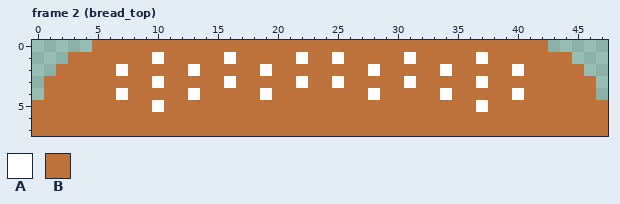
Pixel-art file -- assets/ingredients.ase. The picture above was drawn from the file before the commit.
48x8 pixels, 7 frames. Shown: frame 2 (bread_top). The commit also changed other frames, which this record leaves out.
Palette (. is transparent): A #ffffff  B #bd723c
Pixels before, frame 2 (bread_top), first column x 0:
0 .....BBBBBBBBBBBBBBBBBBBBBBBBBBBBBBBBBBBBBB.....
1 ...BBBBBBBABBBBBABBBBBABBABBBBBABBBBBABBBBBBB...
2 ..BBBBBABBBBBABBBBBABBBBBBBBABBBBBABBBBBABBBBB..
3 .BBBBBBBBBABBBBBABBBBBABBABBBBBABBBBBABBBBBBBBB.
4 .BBBBBBABBBBBABBBBBABBBBBBBBABBBBBABBBBBABBBBBB.
5 BBBBBBBBBBABBBBBBBBBBBBBBBBBBBBBBBBBBABBBBBBBBBB
6 BBBBBBBBBBBBBBBBBBBBBBBBBBBBBBBBBBBBBBBBBBBBBBBB
7 BBBBBBBBBBBBBBBBBBBBBBBBBBBBBBBBBBBBBBBBBBBBBBBB
After the commit:
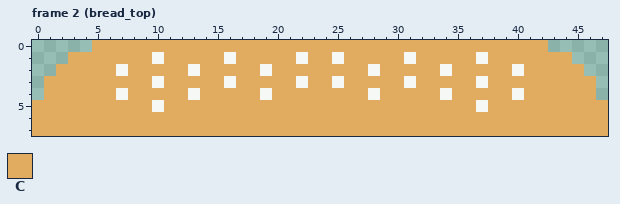
Colours new in this view: C #e1ac60
The exact change:
colour A: #ffffff -> #f6f8f5
Changed rows in their new state; - is a pixel that keeps its letter.
Frame 2 (bread_top):
first column x 0:
0 -----CCCCCCCCCCCCCCCCCCCCCCCCCCCCCCCCCCCCCC-----
1 ---CCCCCCC-CCCCC-CCCCC-CC-CCCCC-CCCCC-CCCCCCC---
2 --CCCCC-CCCCC-CCCCC-CCCCCCCC-CCCCC-CCCCC-CCCCC--
3 -CCCCCCCCC-CCCCC-CCCCC-CC-CCCCC-CCCCC-CCCCCCCCC-
4 -CCCCCC-CCCCC-CCCCC-CCCCCCCC-CCCCC-CCCCC-CCCCCC-
5 CCCCCCCCCC-CCCCCCCCCCCCCCCCCCCCCCCCCC-CCCCCCCCCC
6 CCCCCCCCCCCCCCCCCCCCCCCCCCCCCCCCCCCCCCCCCCCCCCCC
7 CCCCCCCCCCCCCCCCCCCCCCCCCCCCCCCCCCCCCCCCCCCCCCCC
Pixel boxes of the changes (left, top, right, bottom) in both pictures:
changed: (32, 40, 608, 136)
